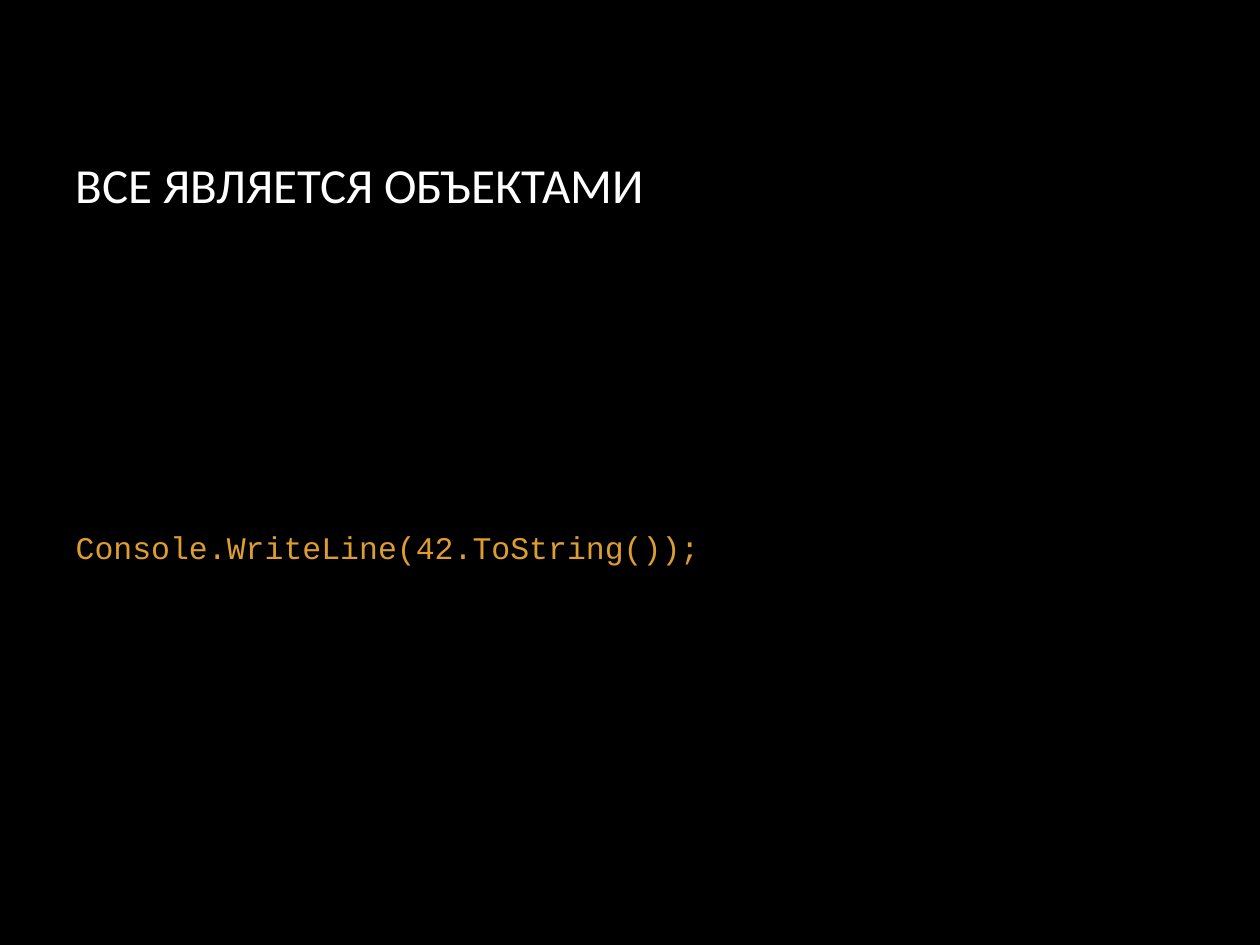
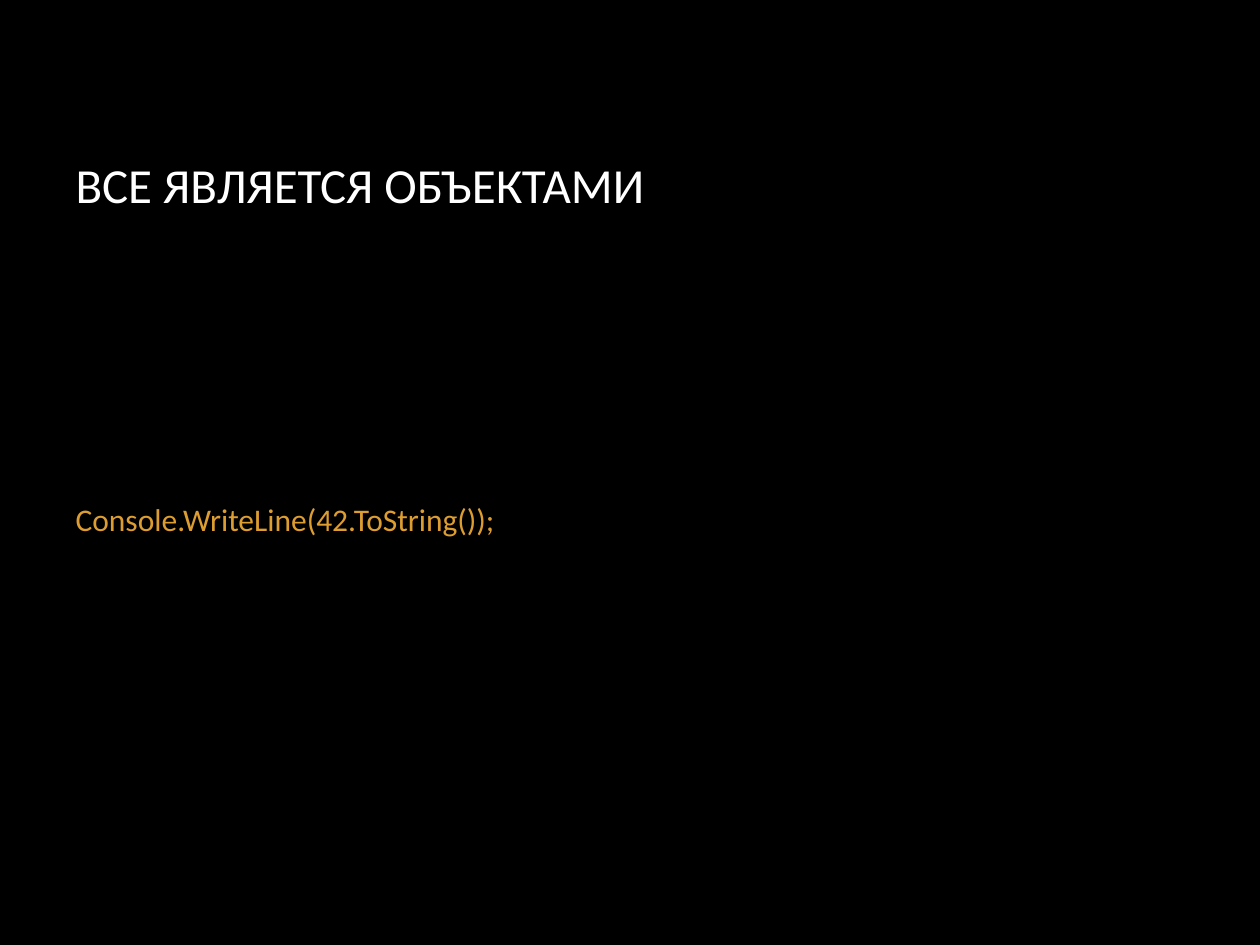
Before and after one commit to SunJohnson/Study, a slide deck: slide 5 of College/OP_09/2022-2/lectures/Лекция 2 Основы C#.pptx (slide 4 before the commit). Drawn at 1260x945 pixels with LibreOffice and Linux fonts; fonts in the diff are those of the drawing; background and template pictures are left out. Boxes give left, top, right and bottom in pixels: in the first picture for what was removed or moved away, otherwise in the second. Text is boxed around its words. In the diff, an @@ line names an element or a change of style, - is before the commit and + after.

```diff
--- a/College/OP_09/2022-2/lectures/Лекция 2 Основы C#.pptx
+++ b/College/OP_09/2022-2/lectures/Лекция 2 Основы C#.pptx
@@ text "Console.WriteLine(42.ToString());" at [76, 508, 495, 537]: font Courier New to Calibri @@
```
Also in this commit, not shown: 7 other slides changed, 13 slides added, 6 slides removed.
